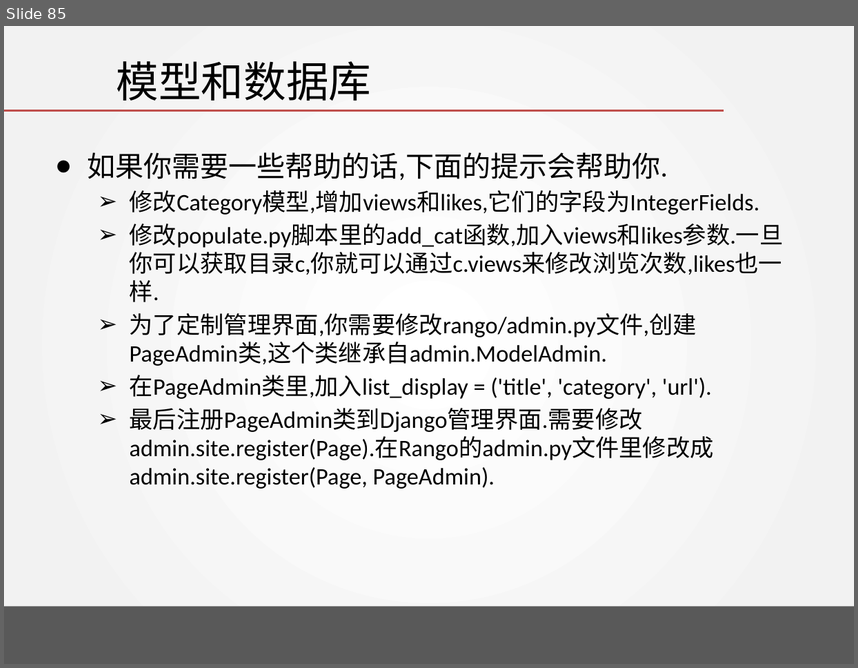
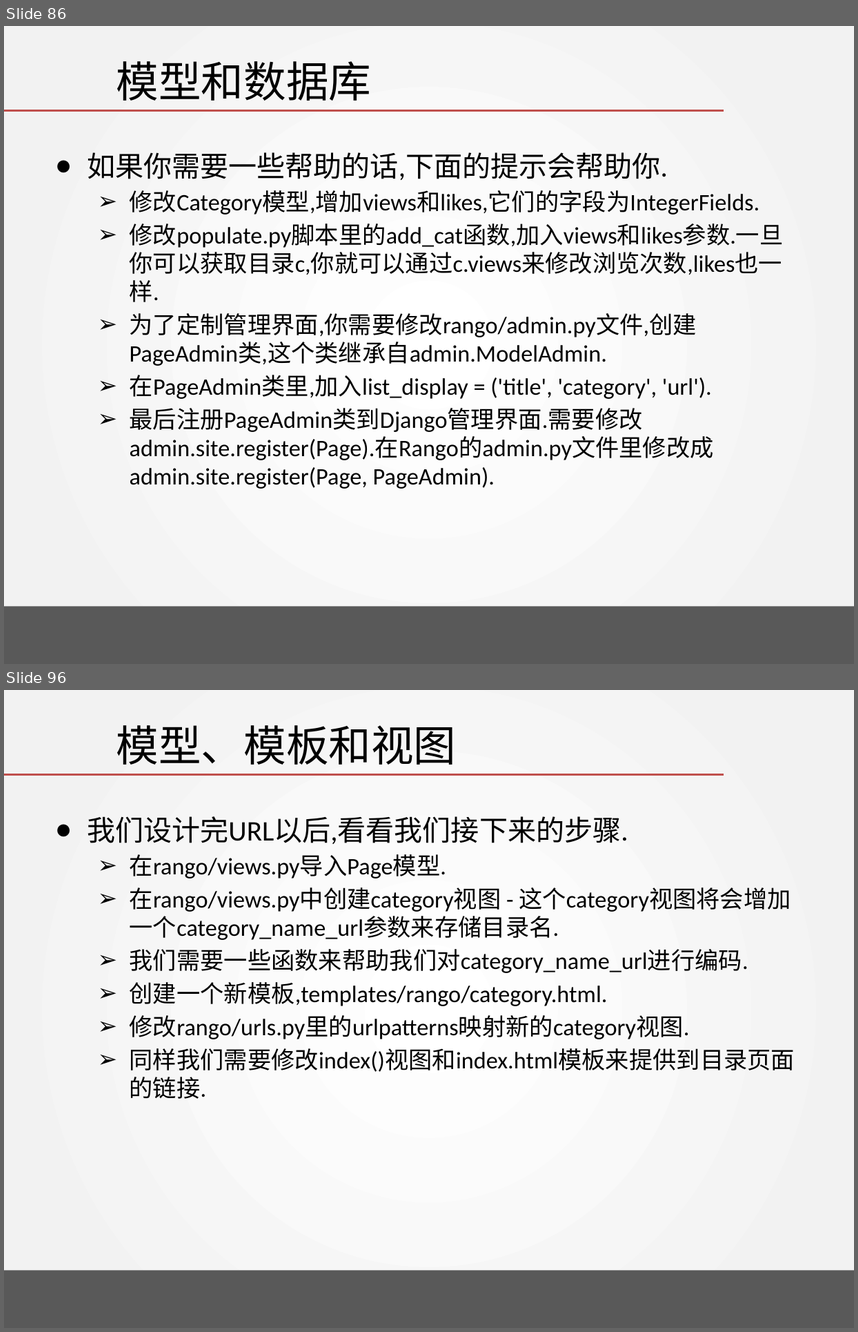
Before and after one commit to wangjin0818/Creative_Experiment, a slide deck: week 04/Tango with Django - I.pptx. Shown one above the other, each under a label of ours: slide 85 before the commit, slides 86 and 96 after it; the slides between them are not shown. The pictures are 858x668 and 858x1332 pixels, drawn with LibreOffice and Linux fonts; fonts in the diff are those of the drawing; background and template pictures are left out. Boxes give left, top, right and bottom in pixels: in the first picture for what was removed or moved away, otherwise in the second. Text is boxed around its words. In the diff, an @@ line names an element or a change of style, - is before the commit and + after.

```diff
--- a/week 04/Tango with Django - I.pptx
+++ b/week 04/Tango with Django - I.pptx
@@ slide 96 added at [4,690,854,1328], background gradient #FFFFFF to #F2F2F2; not listed: 2 template elements that a slide beside it also shows @@
@@ title added at [116,725,457,765], 36 pt, text #000000 @@
+模型、模板和视图
@@ text added at [87,816,795,1072], 20 pt, text #000000 @@
+● 我们设计完URL以后,看看我们接下来的步骤.
+  ➢ 在rango/views.py导入Page模型.
+  ➢ 在rango/views.py中创建category视图 - 这个category视图将会增加一个category_name_url参数来存储目录名.
+  ➢ 我们需要一些函数来帮助我们对category_name_url进行编码.
+  ➢ 创建一个新模板,templates/rango/category.html.
+  ➢ 修改rango/urls.py里的urlpatterns映射新的category视图.
+  ➢ 同样我们需要修改index()视图和index.html模板来提供到目录页面的链接.
@@ what was slide 85 is now slide 86 @@
```
Also in this commit, not shown: 2 slides changed, 16 other slides added, 2 other files.
